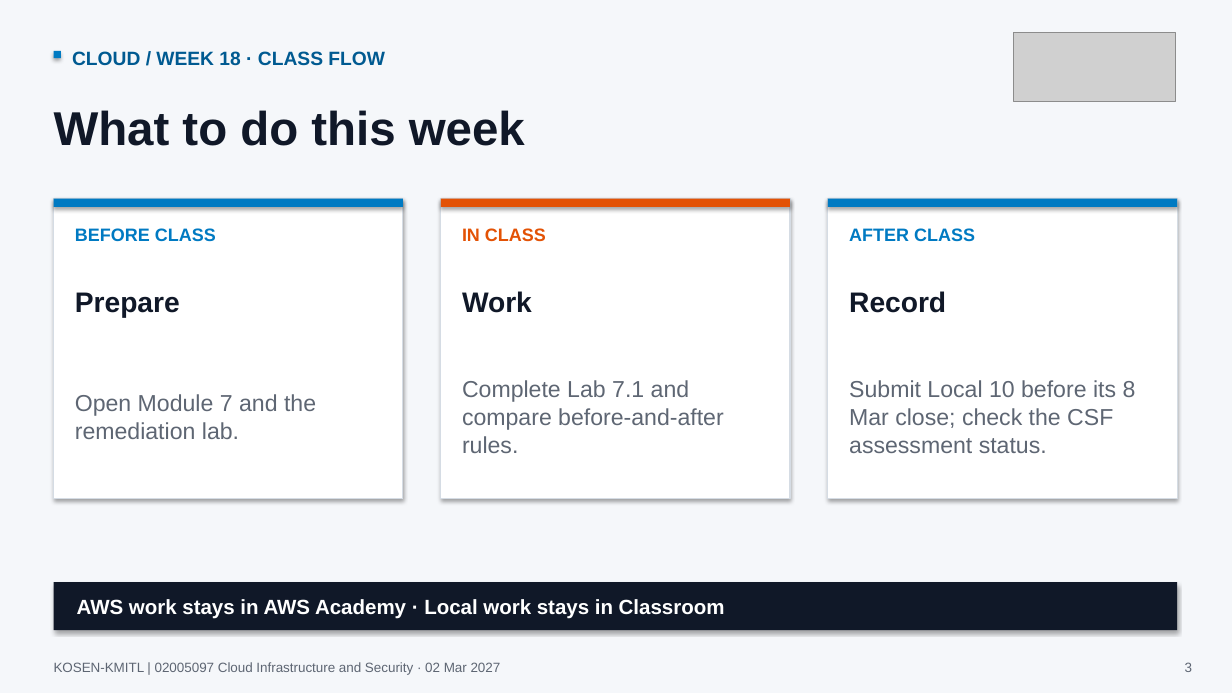
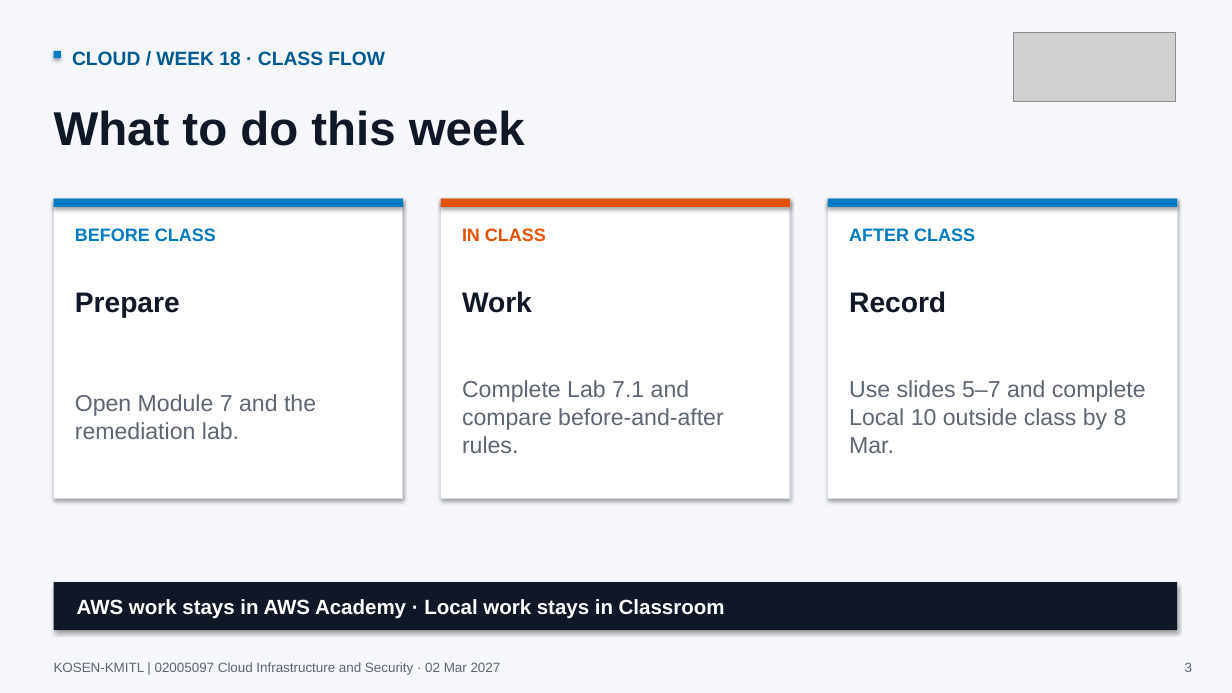
Before and after one commit to nutthakorn7/cloud-infrastructure-security, a slide deck: slide 3 of slides/weekly-bridges/output/Week18_Cloud_Course_Bridge.pptx. Drawn at 1232x693 pixels with LibreOffice and Linux fonts; fonts in the diff are those of the drawing; grey boxes stand for pictures. Boxes give left, top, right and bottom in pixels: in the first picture for what was removed or moved away, otherwise in the second. Text is boxed around its words. In the diff, an @@ line names an element or a change of style, - is before the commit and + after.

Commit message:
Align Week 18 remediation lab and Local 10 teaching

```diff
--- a/slides/weekly-bridges/output/Week18_Cloud_Course_Bridge.pptx
+++ b/slides/weekly-bridges/output/Week18_Cloud_Course_Bridge.pptx
@@ text at (849, 380, 1146, 453): text changed @@
-Submit Local 10 before its 8 Mar close; check the CSF assessment status.
+Use slides 5–7 and complete Local 10 outside class by 8 Mar.
```
Also in this commit, not shown: 1 other slide changed, 2 slides added, 4 other files.
